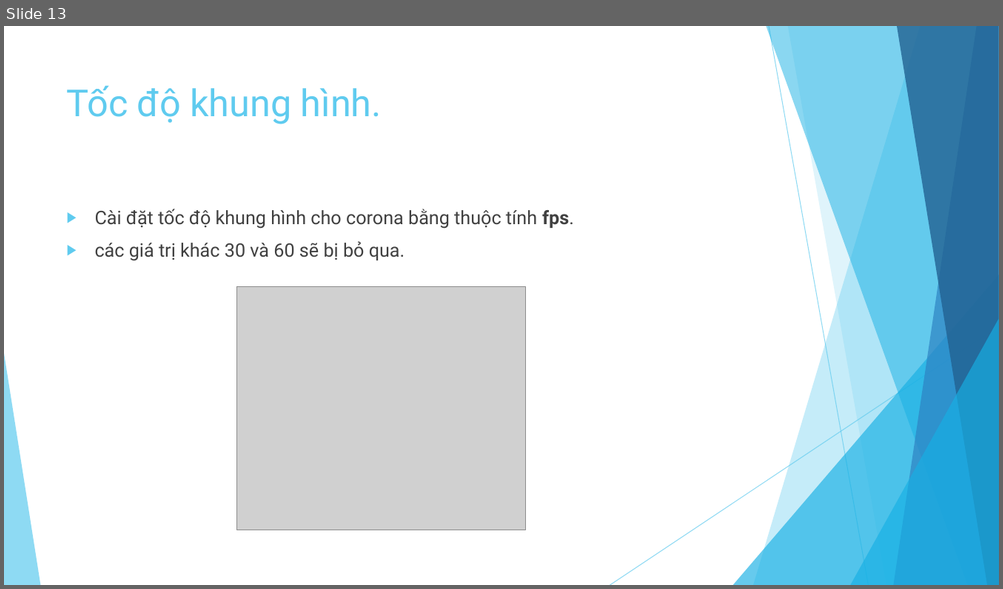
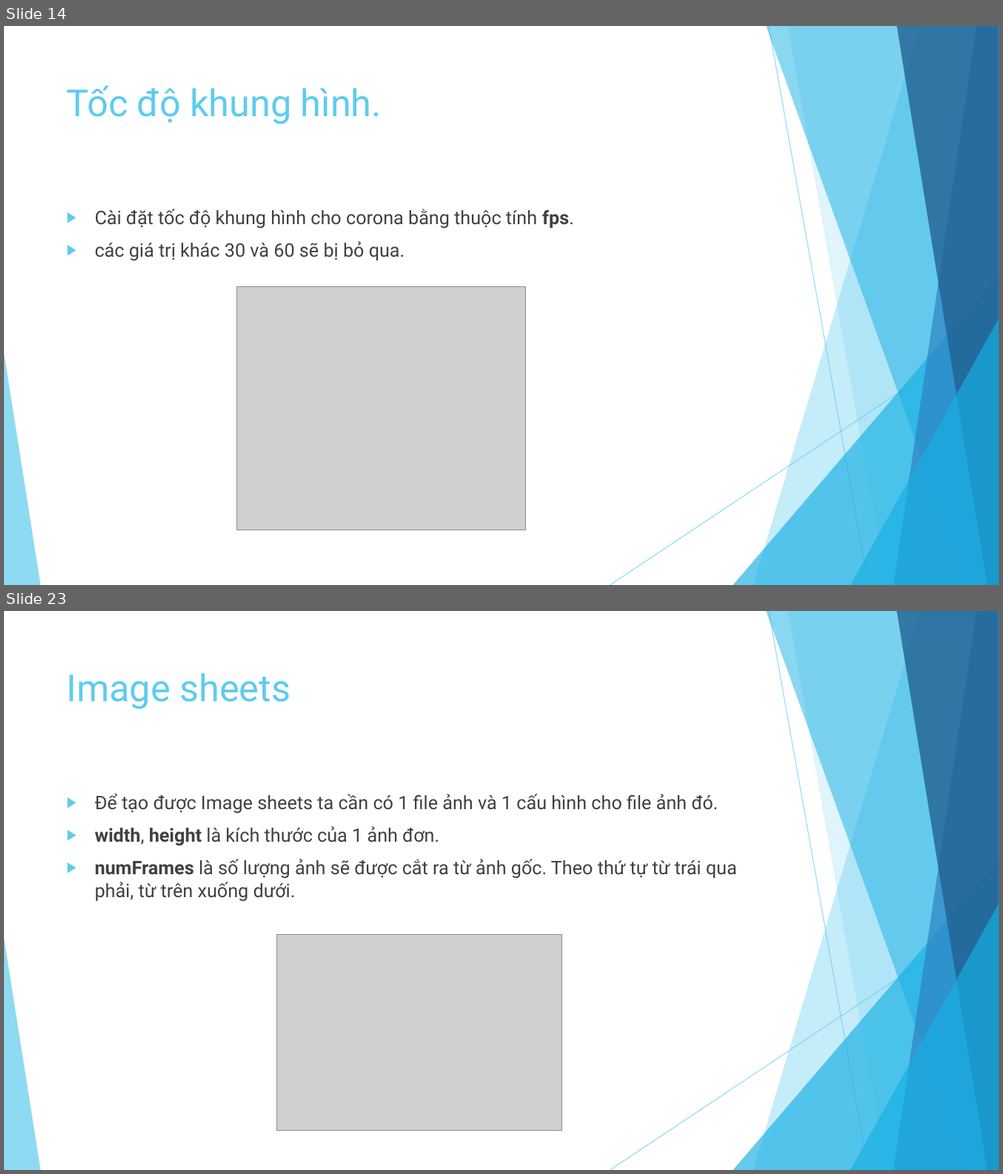
Before and after one commit to ndthanhdev/TDT-Spring-2017, a slide deck: Corona/Presentation1.pptx. Shown one above the other, each under a label of ours: slide 13 before the commit, slides 14 and 23 after it; the slides between them are not shown. The pictures are 1003x589 and 1003x1174 pixels, drawn with LibreOffice and Linux fonts; fonts in the diff are those of the drawing; grey boxes stand for pictures. Boxes give left, top, right and bottom in pixels: in the first picture for what was removed or moved away, otherwise in the second. Text is boxed around its words. In the diff, an @@ line names an element or a change of style, - is before the commit and + after.

```diff
--- a/Corona/Presentation1.pptx
+++ b/Corona/Presentation1.pptx
@@ slide 23 added at <box>4,611,999,1170</box>, background #FFFFFF; not listed: 10 template elements that a slide beside it also shows @@
@@ title added at <box>67,673,290,709</box>, 36 pt, text #5FCBEF @@
+Image sheets
@@ text added at <box>95,794,737,902</box>, 18 pt, text #404040 @@
+▶ Để tạo được Image sheets ta cần có 1 file ảnh và 1 cấu hình cho file ảnh đó.
+▶ width, height là kích thước của 1 ảnh đơn.
+▶ numFrames là số lượng ảnh sẽ được cắt ra từ ảnh gốc. Theo thứ tự từ trái qua phải, từ trên xuống dưới.
@@ picture added at <box>277,935,561,1131</box> @@
@@ what was slide 13 is now slide 14 @@
```
Also in this commit, not shown: 1 slide changed, 10 other slides added, 1 other file.
